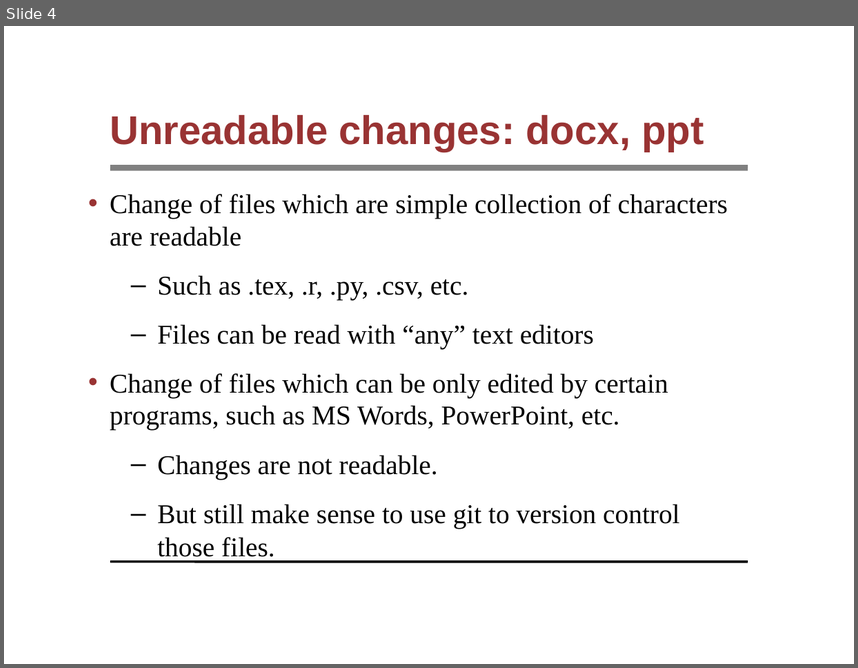
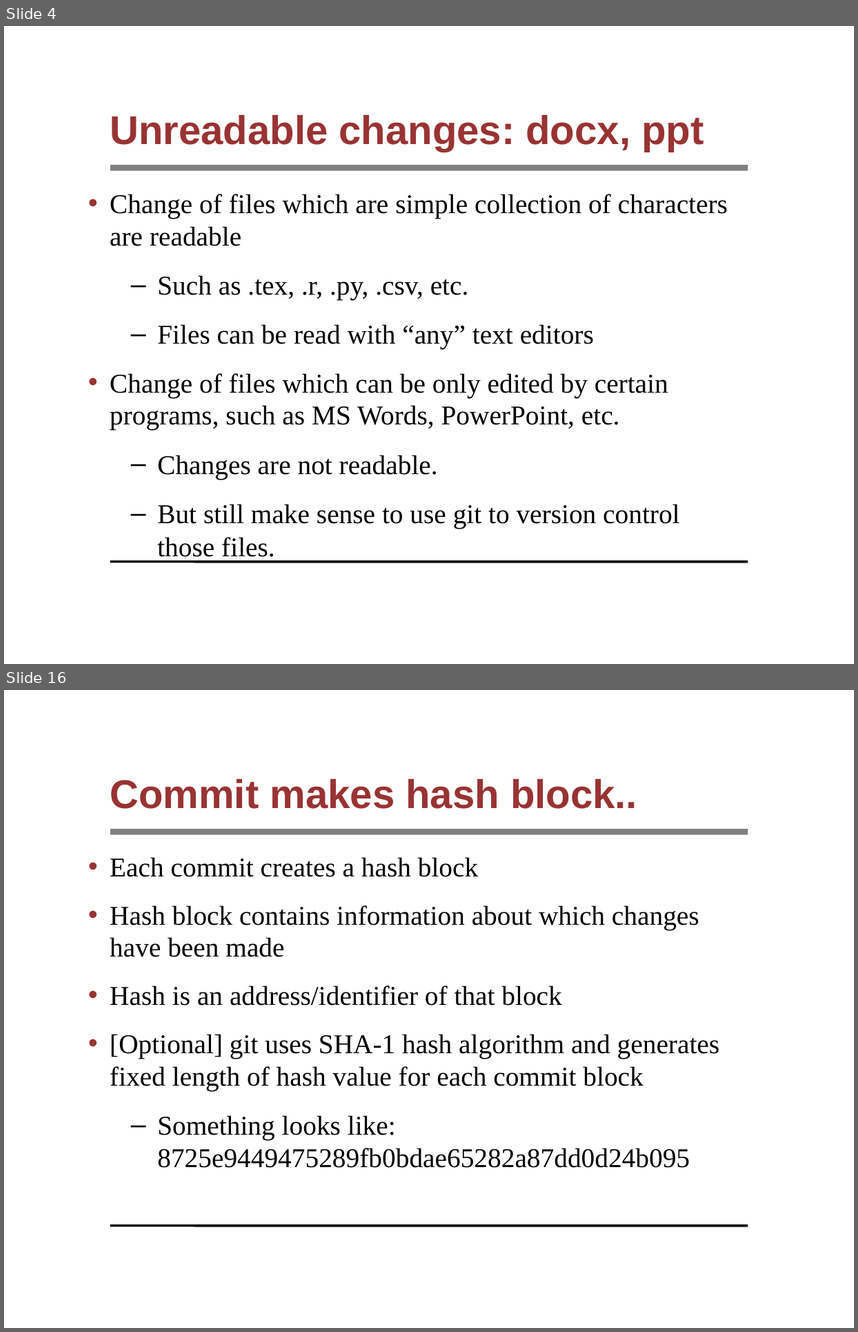
Before and after one commit to syyunn/pml-git, a slide deck: file-changes/main.ppt. Shown one above the other, each under a label of ours: slide 4 before the commit, slides 4 and 16 after it; the slides between them are not shown. The pictures are 858x668 and 858x1332 pixels, drawn with LibreOffice and Linux fonts; fonts in the diff are those of the drawing; background and template pictures are left out. Boxes give left, top, right and bottom in pixels: in the first picture for what was removed or moved away, otherwise in the second. Text is boxed around its words. In the diff, an @@ line names an element or a change of style, - is before the commit and + after.

```diff
--- a/file-changes/main.ppt
+++ b/file-changes/main.ppt
@@ slide 16 added at bbox=[4, 690, 854, 1328], background #FFFFFF; not listed: 2 template elements that a slide beside it also shows @@
@@ title added at bbox=[110, 779, 637, 809], 34 pt, text #993333, bold @@
+Commit makes hash block..
@@ text added at bbox=[110, 857, 720, 1167], 23 pt, text #000000 @@
+• Each commit creates a hash block
+• Hash block contains information about which changes have been made
+• Hash is an address/identifier of that block
+• [Optional] git uses SHA-1 hash algorithm and generates fixed length of hash value for each commit block
+  – Something looks like: 8725e9449475289fb0bdae65282a87dd0d24b095
```
Also in this commit, not shown: 1 slide changed, 11 other slides added, 13 slides removed.
